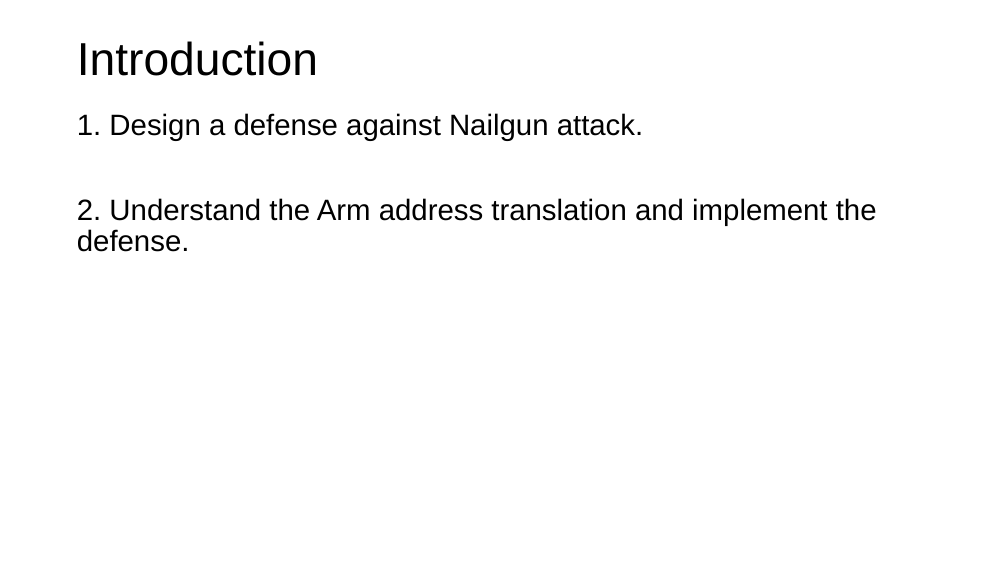
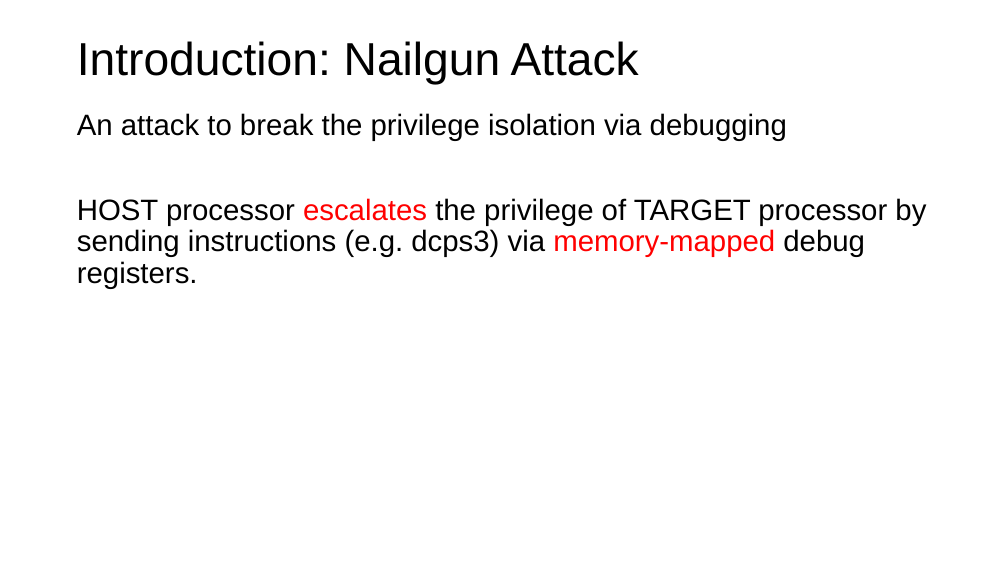
Before and after one commit to Compass-All/nailgun-teaching, a slide deck: slide 3 of defense-lab/NailgunDefense.pptx. Drawn at 1008x567 pixels with LibreOffice and Linux fonts; fonts in the diff are those of the drawing; background and template pictures are left out. Boxes give left, top, right and bottom in pixels: in the first picture for what was removed or moved away, otherwise in the second. Text is boxed around its words. In the diff, an @@ line names an element or a change of style, - is before the commit and + after.

```diff
--- a/defense-lab/NailgunDefense.pptx
+++ b/defense-lab/NailgunDefense.pptx
@@ title at <box>77,41,639,85</box>: text changed @@
-Introduction
+Introduction: Nailgun Attack
@@ text at <box>77,113,926,289</box>: text changed @@
-1. Design a defense against Nailgun attack.
-2. Understand the Arm address translation and implement the defense.
+An attack to break the privilege isolation via debugging
+HOST processor escalates the privilege of TARGET processor by sending instructions (e.g. dcps3) via memory-mapped debug registers.
```
Also in this commit, not shown: 5 other slides changed, 4 slides added.
